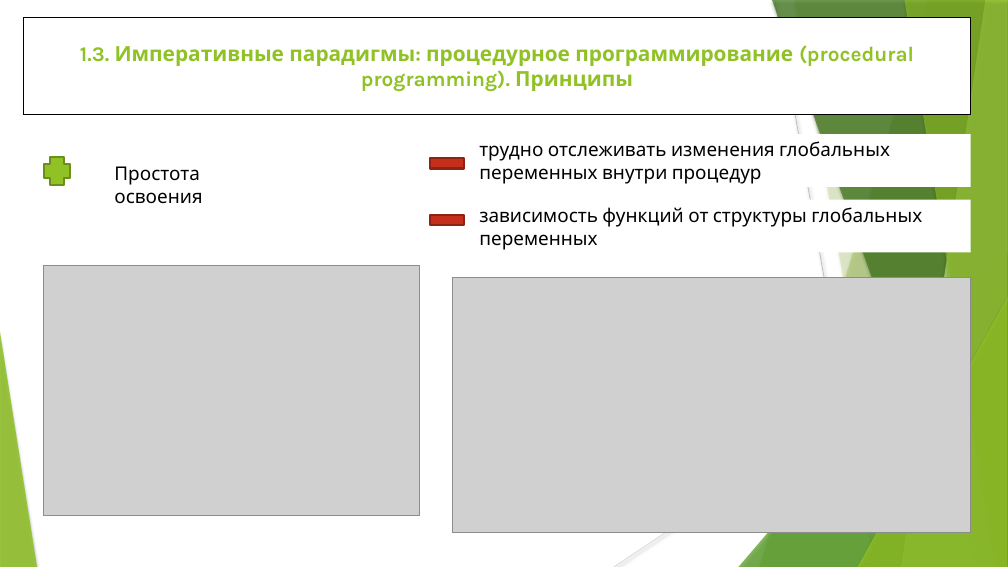
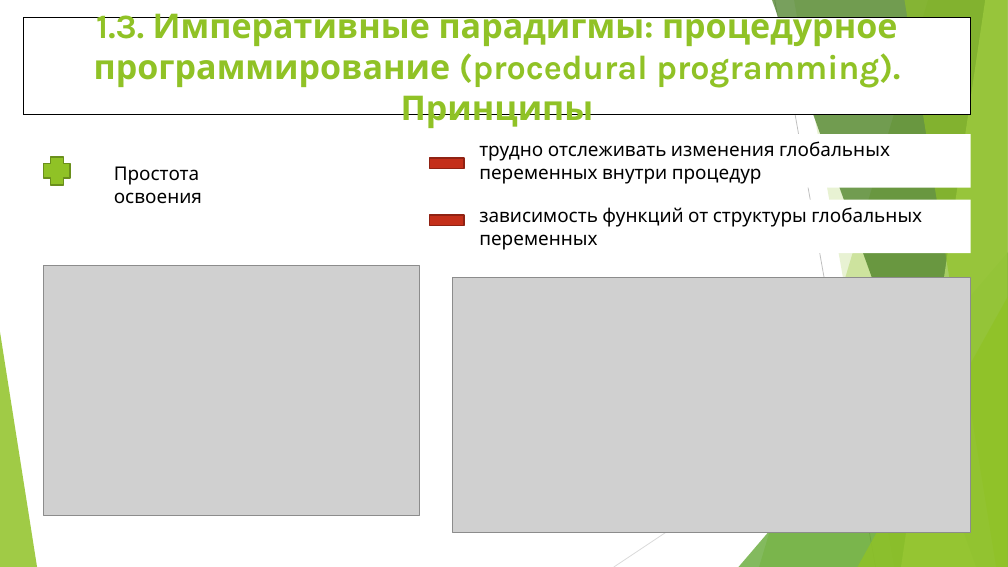
Before and after one commit to WhiteCatStudies/lectures, a slide deck: slide 11 of pt1/lectures/lecture1/lecture1.pptx. Drawn at 1008x567 pixels with LibreOffice and Linux fonts; fonts in the diff are those of the drawing; grey boxes stand for pictures. Boxes give left, top, right and bottom in pixels: in the first picture for what was removed or moved away, otherwise in the second. Text is boxed around its words. In the diff, an @@ line names an element or a change of style, - is before the commit and + after.

```diff
--- a/pt1/lectures/lecture1/lecture1.pptx
+++ b/pt1/lectures/lecture1/lecture1.pptx
@@ title "1.3. Императивные парадигмы: процедурное программирование ..." at (23, 17, 971, 115): size 19.8 to 32.4 pt; rectangle to title @@
@@ line (775, 0) - (876, 567): stroke #BFBFBF 0.74 pt to #BFBFBF 0.75 pt @@
@@ freeform shape at (794, 0, 1008, 567): shadow off; outline redrawn @@
@@ shadow off in 6 elements at (759, 0, 1008, 567), (739, 252, 1008, 567), (772, 0, 1008, 567), (901, 0, 1008, 567), (904, 0, 1008, 567), (858, 297, 1008, 567) @@
@@ line (1008, 305) - (614, 567): stroke #D9D9D9 0.74 pt to #D9D9D9 0.75 pt @@
```
Also in this commit, not shown: 29 other slides changed, 1 slide added.
